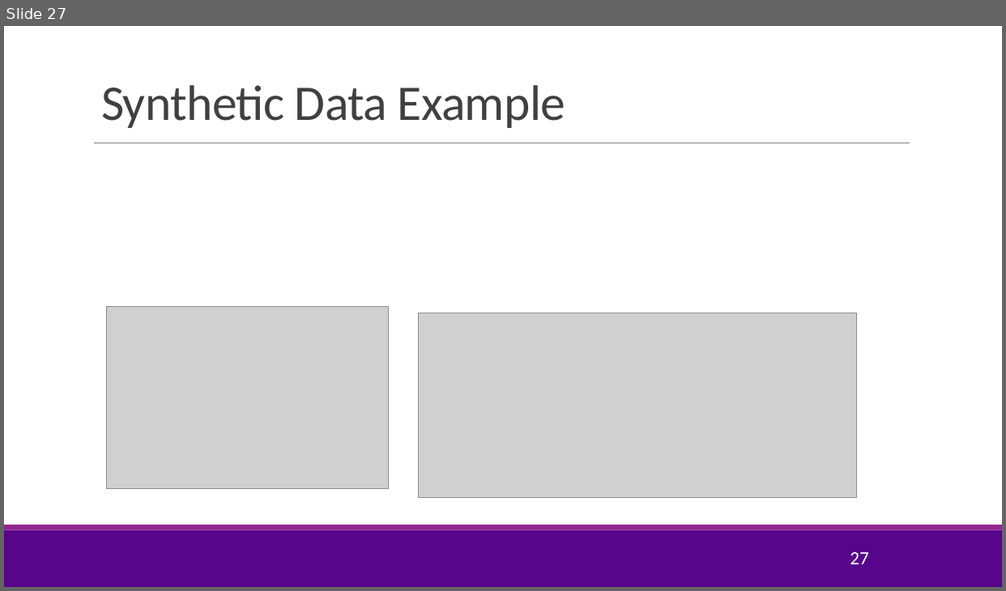
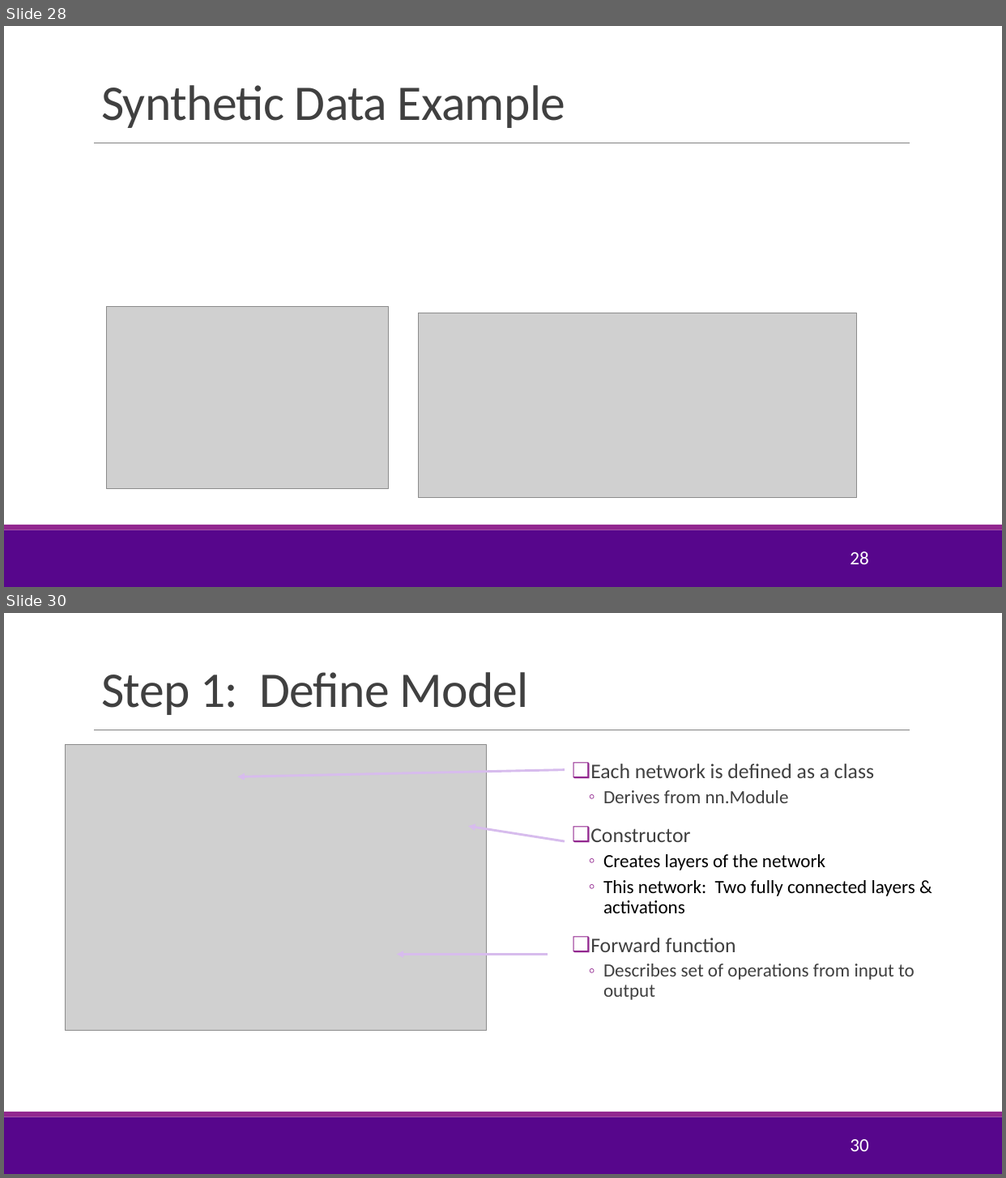
Before and after one commit to sdrangan/introml, a slide deck: lectures/Lect09_NeuralNet.pptx. Shown one above the other, each under a label of ours: slide 27 before the commit, slides 28 and 30 after it; the slides between them are not shown. The pictures are 1006x591 and 1006x1178 pixels, drawn with LibreOffice and Linux fonts; fonts in the diff are those of the drawing; grey boxes stand for pictures; background and template pictures are left out. Boxes give left, top, right and bottom in pixels: in the first picture for what was removed or moved away, otherwise in the second. Text is boxed around its words. In the diff, an @@ line names an element or a change of style, - is before the commit and + after.

```diff
--- a/lectures/Lect09_NeuralNet.pptx
+++ b/lectures/Lect09_NeuralNet.pptx
@@ slide 30 added at (x1=4, y1=613, x2=1002, y2=1174), background #FFFFFF; not listed: 3 template elements that a slide beside it also shows @@
@@ title added at (x1=101, y1=672, x2=529, y2=715), 48 pt, text #404040 @@
+Step 1: Define Model
@@ picture added at (x1=65, y1=745, x2=487, y2=1031) @@
@@ arrow added from (565, 770) to (237, 777), #D7BCED 2.25 pt @@
@@ text added at (x1=590, y1=764, x2=915, y2=1000), 18 pt, text #404040 @@
+❑ Each network is defined as a class
+  ◦ Derives from nn.Module
+❑ Constructor
+  ◦ Creates layers of the network
+  ◦ This network: Two fully connected layers & activations
+❑ Forward function
+  ◦ Describes set of operations from input to output
@@ arrow added from (565, 841) to (468, 826), #D7BCED 2.25 pt @@
@@ arrow added from (548, 954) to (396, 954), #D7BCED 2.25 pt @@
@@ page number added at (x1=850, y1=1139, x2=868, y2=1152), 18 pt, text #FFFFFF @@
+30
@@ what was slide 27 is now slide 28 @@
@@ page number at (x1=850, y1=552, x2=868, y2=565): text changed @@
-27
+28
```
Also in this commit, not shown: 8 slides changed, 18 other slides added, 1 other file.
